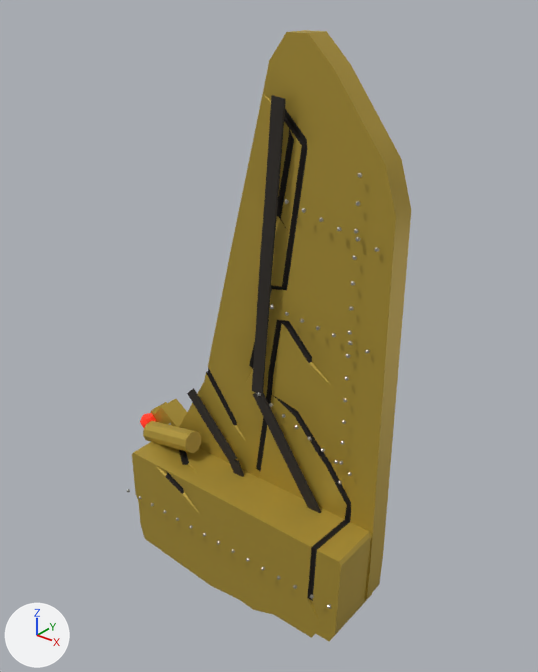
Two versions of the glTF model client/assets/models/packs/placeholders/crash-site-spaceship-wreck-big-1.glb, one commit apart.
Before and after are seen from a 50 mm lens placed at (3.63, -4.91, 4.95), pointed at (0.34, -0.81, 2.41). Arrows for +X, +Y and +Z are at lower left; the lights stay in place. The older version comes first. Vertices at exactly the same position are counted once.

The first picture shows 'body'.
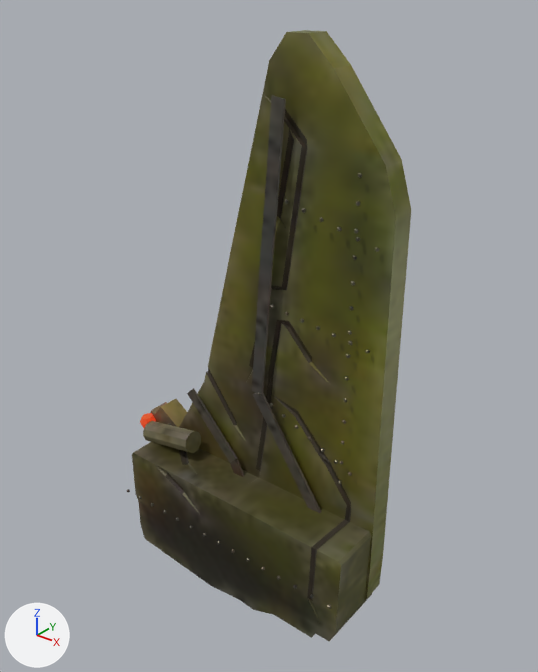
Pixel boxes [x1, y1, x2, y2] of what changed, in the pictures (538 x 672 px):
```json
{"part": 1, "of": "me_body", "change": "surface changed", "before": [127, 30, 411, 641], "after": [127, 30, 411, 641], "on screen": "darker"}
{"part": 2, "of": "me_body", "change": "recoloured", "before": [132, 30, 411, 641], "after": [132, 30, 411, 641], "on screen": "darker"}
{"part": 3, "of": "me_body", "change": "recoloured", "before": [187, 95, 321, 513], "after": [187, 95, 321, 513]}
{"part": 4, "of": "me_body", "change": "recoloured", "before": [127, 173, 379, 609], "after": [127, 173, 379, 609]}
{"part": 5, "of": "me_body", "change": "recoloured", "before": [165, 109, 351, 601], "after": [165, 109, 351, 601]}
```

Edits to the scene script, one JSON object a line:
```json
{"op": "add", "block": "img_image_2", "code": ["img_image_2 = load_image('Image_2', '_unpacked/Image_2', 256, 256, 'Non-Color')"]}
{"op": "add", "block": "img_image_1", "code": ["img_image_1 = load_image('Image_1', '_unpacked/Image_1', 256, 256, 'Non-Color')"]}
{"op": "add", "block": "img_image_0", "code": ["img_image_0 = load_image('Image_0', '_unpacked/Image_0', 256, 256, 'sRGB')"]}
{"op": "add", "block": "mat_pbr_body", "code": ["mat_pbr_body = bpy.data.materials.new('pbr_body')", "# uses the picture img_image_0", "# uses the picture img_image_1", "# uses the picture img_image_2"]}
{"block": "me_body", "where": "me_body.from_pydata(...)  # 1419 vertices, 2551 faces; spans x -1.12..1.41, y -1.39..-0.65, z 0.0..4.62"}
{"block": "me_body", "where": "# used by ob_body; location = (0.0, 0.0, 0.0)"}
{"block": "me_body", "change": "me_body part 1: 2551 kept faces spanning x -1.12..1.41, y -1.39..-0.65, z 0.0..4.62 get new texture (UV) coordinates"}
{"block": "me_body", "change": "me_body part 2: 978 faces spanning x -1.12..1.41, y -1.28..-0.65, z 0.0..4.62 switch from mat_wreck_yellow to mat_pbr_body"}
{"block": "me_body", "change": "me_body part 3: 139 faces spanning x -0.49..1.03, y -0.94..-0.89, z 0.41..4.24 switch from mat_steel_scorched to mat_pbr_body"}
{"block": "me_body", "change": "me_body part 4: 1120 faces spanning x -0.86..1.39, y -1.39..-0.87, z 0.67..3.83 switch from mat_steel_light to mat_pbr_body"}
{"block": "me_body", "change": "me_body part 5: 266 faces spanning x -0.68..1.2, y -1.28..-0.67, z 0.3..4.21 switch from mat_soot_seam to mat_pbr_body"}
```
